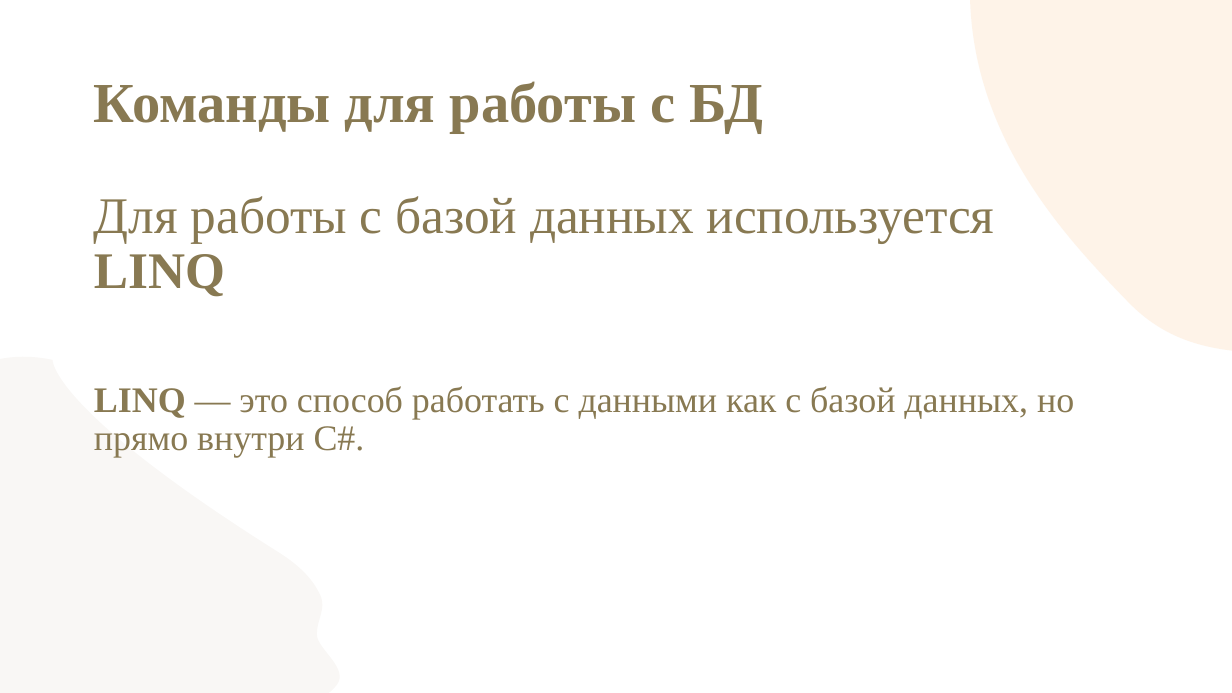
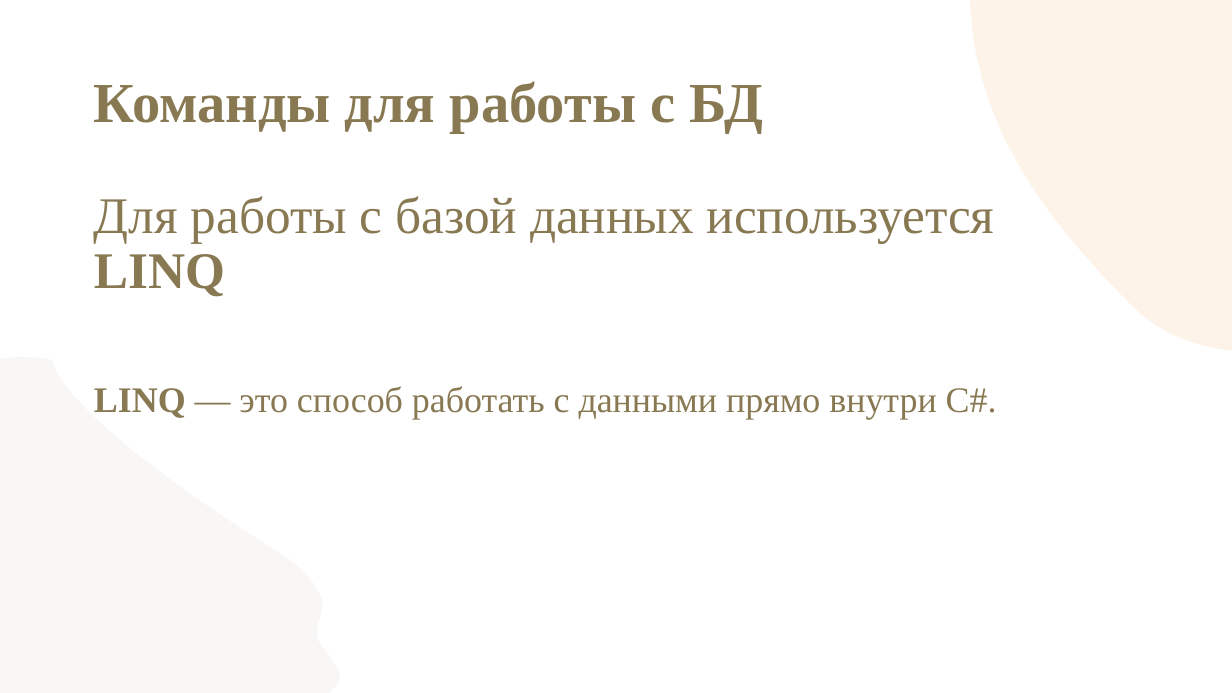
Before and after one commit to gheluag/demoexam_2026, a slide deck: slide 36 of Модуль 2/EF/EF.pptx (slide 26 before the commit). Drawn at 1232x693 pixels with LibreOffice and Linux fonts; fonts in the diff are those of the drawing; background and template pictures are left out. Boxes give left, top, right and bottom in pixels: in the first picture for what was removed or moved away, otherwise in the second. Text is boxed around its words. In the diff, an @@ line names an element or a change of style, - is before the commit and + after.

```diff
--- a/Модуль 2/EF/EF.pptx
+++ b/Модуль 2/EF/EF.pptx
@@ text at (94, 386, 997, 419): text changed @@
-LINQ — это способ работать с данными как с базой данных, но прямо внутри C#.
+LINQ — это способ работать с данными прямо внутри C#.
```
Also in this commit, not shown: 9 other slides changed, 15 slides added, 37 other files.
